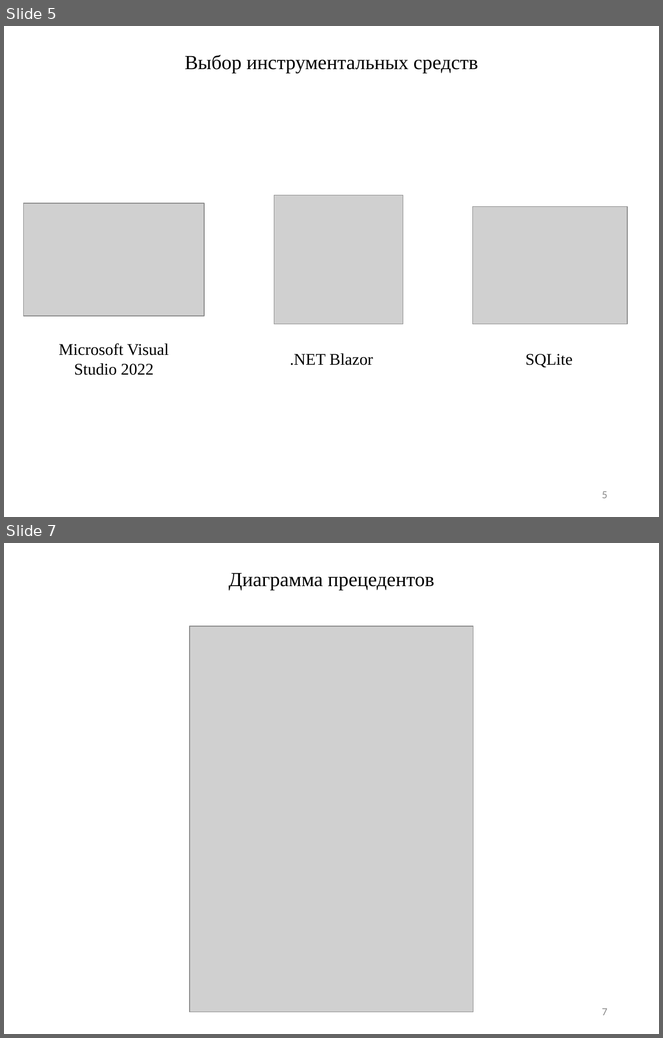
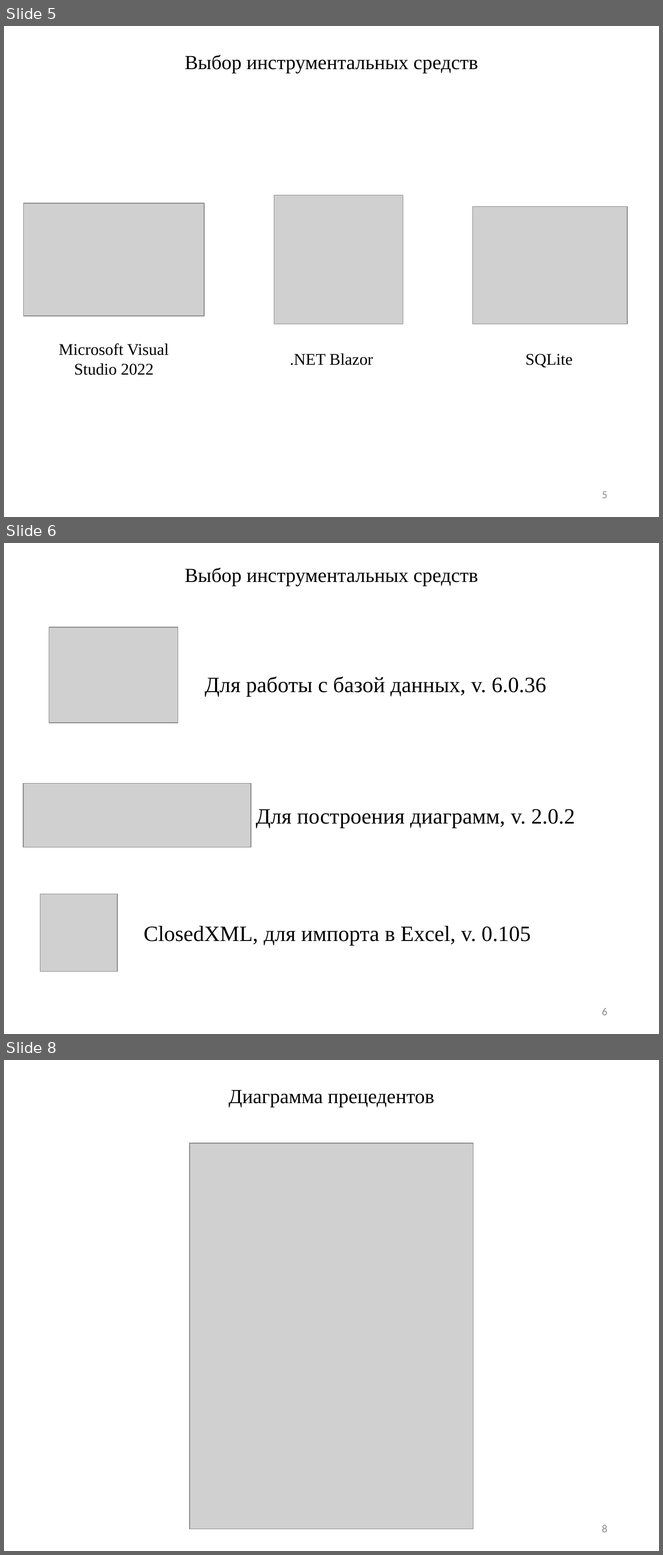
Before and after one commit to LavruhinMax/Diplom, a slide deck: doc/Презентация.pptx. Shown one above the other, each under a label of ours: slides 5 and 7 before the commit, slides 5, 6 and 8 after it; the slides between them are not shown. The pictures are 663x1038 and 663x1555 pixels, drawn with LibreOffice and Linux fonts; fonts in the diff are those of the drawing; grey boxes stand for pictures. Boxes give left, top, right and bottom in pixels: in the first picture for what was removed or moved away, otherwise in the second. Text is boxed around its words. In the diff, an @@ line names an element or a change of style, - is before the commit and + after.

```diff
--- a/doc/Презентация.pptx
+++ b/doc/Презентация.pptx
@@ slide 6 added at (x1=4, y1=543, x2=659, y2=1034), background #FFFFFF @@
@@ title added at (x1=185, y1=567, x2=478, y2=587), 22 pt, text #000000 @@
+Выбор инструментальных средств
@@ picture added at (x1=49, y1=628, x2=178, y2=723) @@
@@ text added at (x1=205, y1=677, x2=546, y2=697), 24 pt, text #000000 @@
+Для работы с базой данных, v. 6.0.36
@@ picture added at (x1=23, y1=783, x2=251, y2=848) @@
@@ text added at (x1=256, y1=809, x2=575, y2=828), 24 pt, text #000000 @@
+Для построения диаграмм, v. 2.0.2
@@ picture added at (x1=40, y1=894, x2=117, y2=971) @@
@@ text added at (x1=144, y1=926, x2=531, y2=946), 24 pt, text #000000 @@
+ClosedXML, для импорта в Excel, v. 0.105
@@ page number added at (x1=602, y1=1008, x2=608, y2=1016), 12 pt, text #8C8C8C @@
+6
@@ what was slide 7 is now slide 8 @@
@@ page number at (x1=602, y1=1525, x2=608, y2=1533): text changed @@
-7
+8
```
Also in this commit, not shown: 5 slides changed, 4 other slides added, 13 other files.
